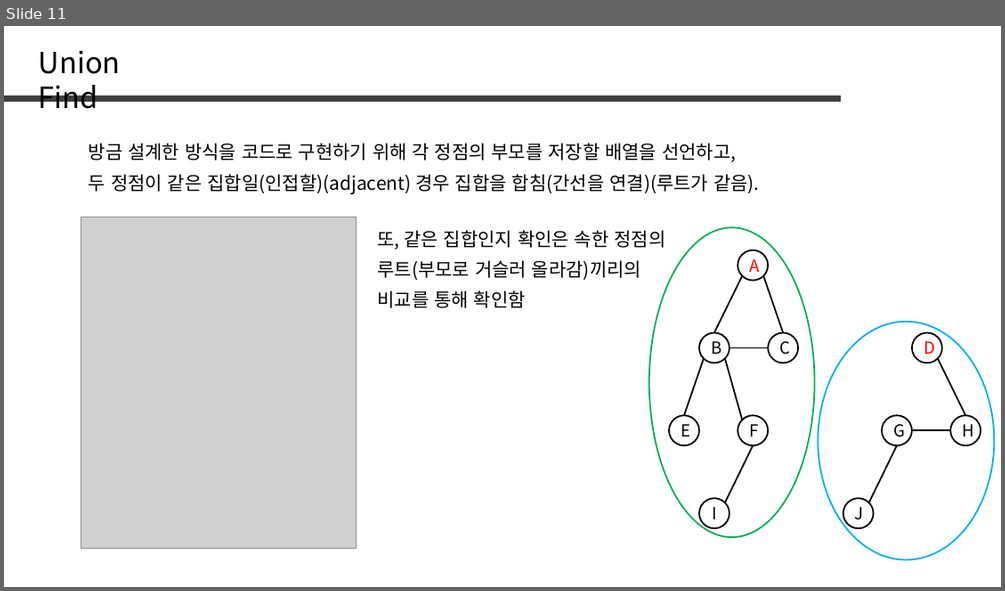
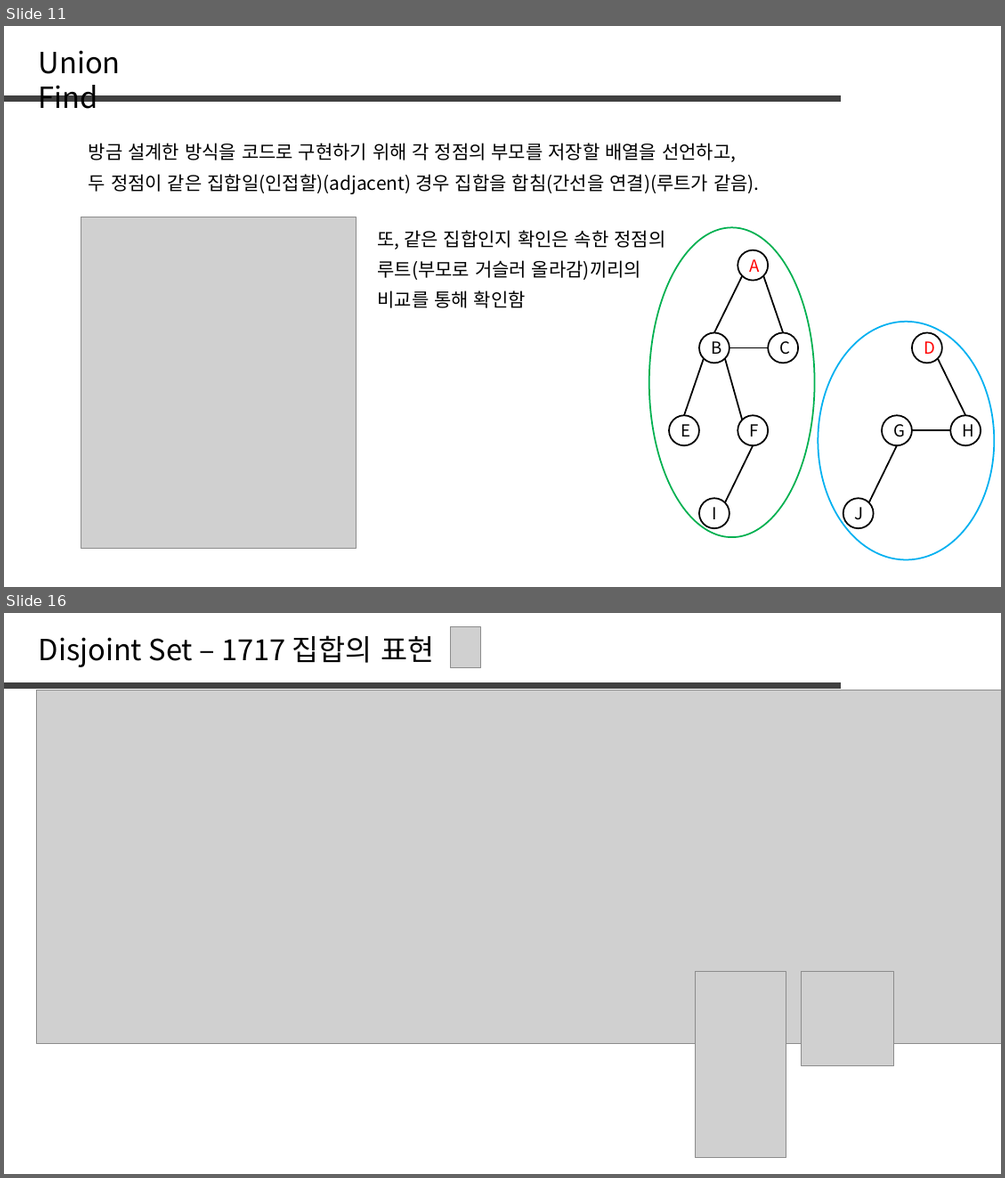
Before and after one commit to jaehoo1/PS-study, a slide deck: study/10_Disjoint Set.pptx. Shown one above the other, each under a label of ours: slide 11 before the commit, slides 11 and 16 after it; the slides between them are not shown. The pictures are 1005x591 and 1005x1178 pixels, drawn with LibreOffice and Linux fonts; fonts in the diff are those of the drawing; grey boxes stand for pictures. Boxes give left, top, right and bottom in pixels: in the first picture for what was removed or moved away, otherwise in the second. Text is boxed around its words. In the diff, an @@ line names an element or a change of style, - is before the commit and + after.

```diff
--- a/study/10_Disjoint Set.pptx
+++ b/study/10_Disjoint Set.pptx
@@ slide 16 added at bbox=[4, 613, 1001, 1174], background #FFFFFF @@
@@ text added at bbox=[39, 635, 434, 667], 28 pt, text #000000 @@
+Disjoint Set – 1717 집합의 표현
@@ picture added at bbox=[451, 627, 481, 668] @@
@@ line added from (4, 686) to (841, 686), #404040 6 pt @@
@@ picture added at bbox=[36, 690, 1001, 1043] @@
@@ picture added at bbox=[696, 971, 785, 1158] @@
@@ picture added at bbox=[801, 971, 894, 1065] @@
```
Also in this commit, not shown: 1 slide changed, 21 other slides added, 46 slides removed.
